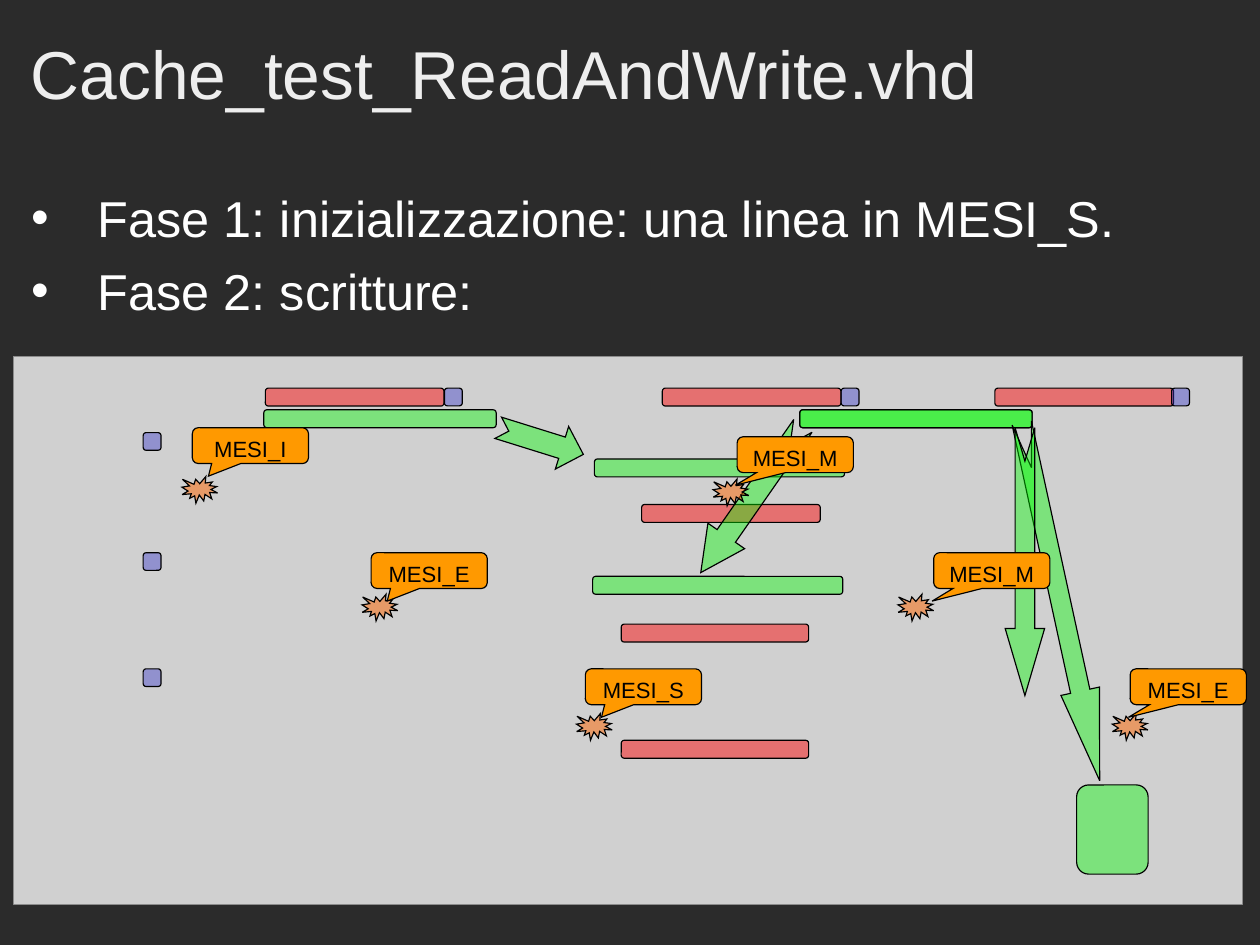
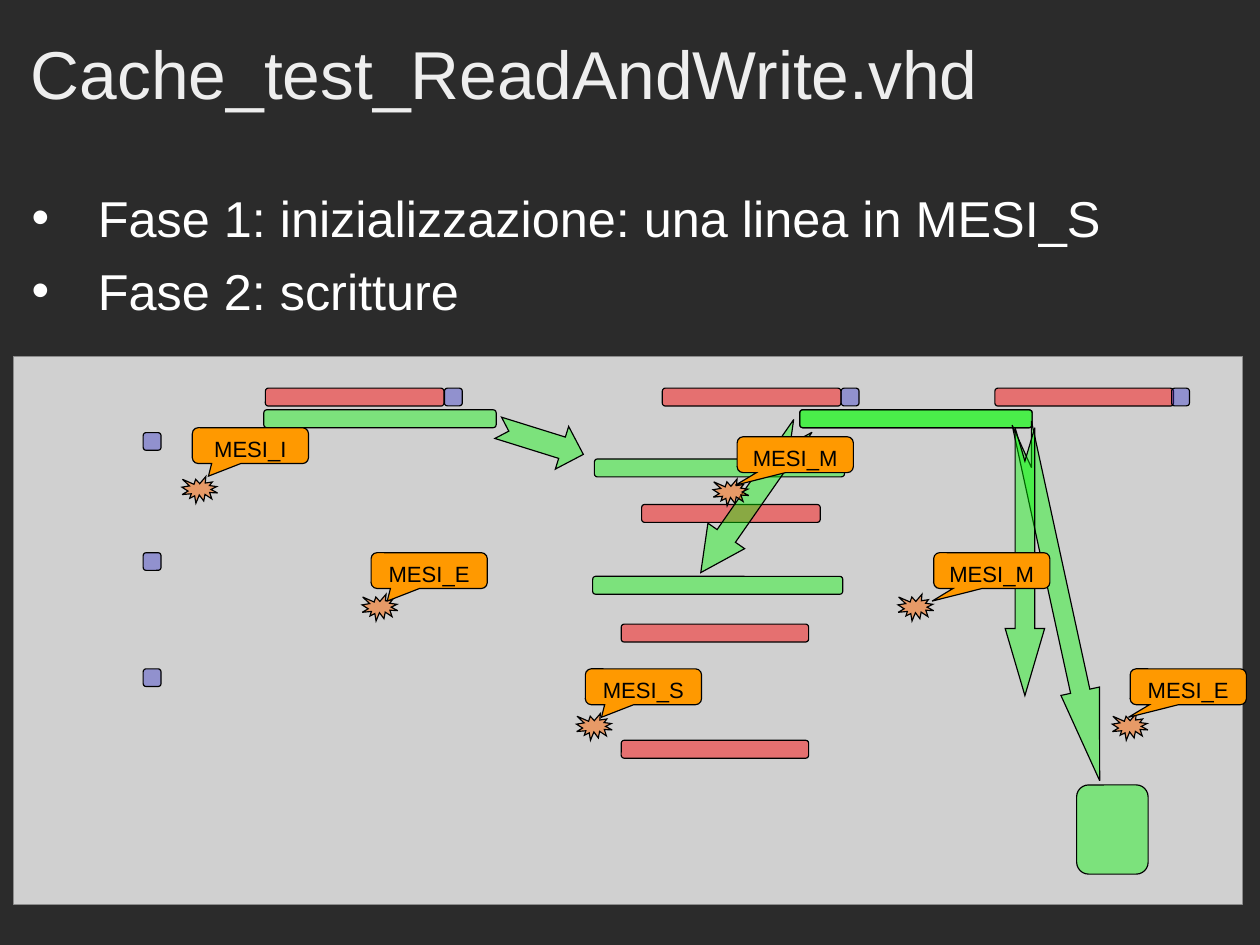
Before and after one commit to Muffo/dlxcache, a slide deck: slide 23 of Presentazione_Progetto_Cache.ppt. Drawn at 1260x945 pixels with LibreOffice and Linux fonts; fonts in the diff are those of the drawing; grey boxes stand for pictures; background and template pictures are left out; a plain dark background stands for a picture behind light text. Boxes give left, top, right and bottom in pixels: in the first picture for what was removed or moved away, otherwise in the second. Text is boxed around its words. In the diff, an @@ line names an element or a change of style, - is before the commit and + after.

```diff
--- a/Presentazione_Progetto_Cache.ppt
+++ b/Presentazione_Progetto_Cache.ppt
@@ text at (x1=98, y1=200, x2=1101, y2=311): text changed @@
-• Fase 1: inizializzazione: una linea in MESI_S.
-• Fase 2: scritture:
+• Fase 1: inizializzazione: una linea in MESI_S
+• Fase 2: scritture
```
Also in this commit, not shown: 14 other slides changed, 6 other files.
